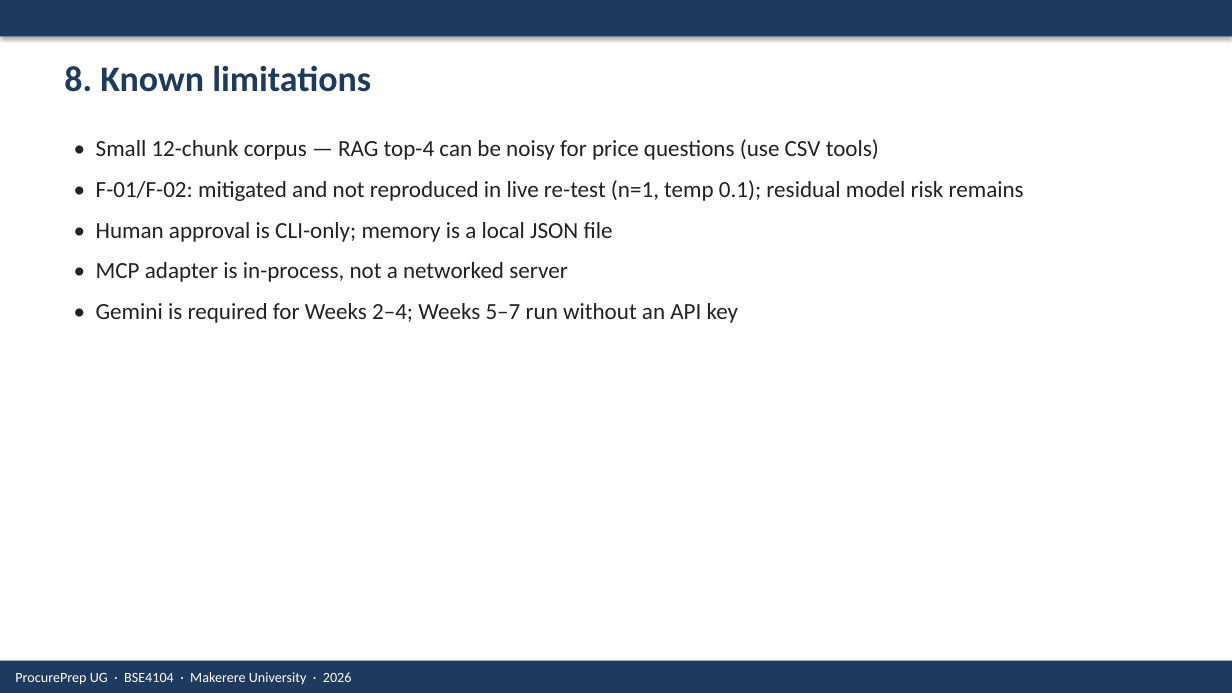
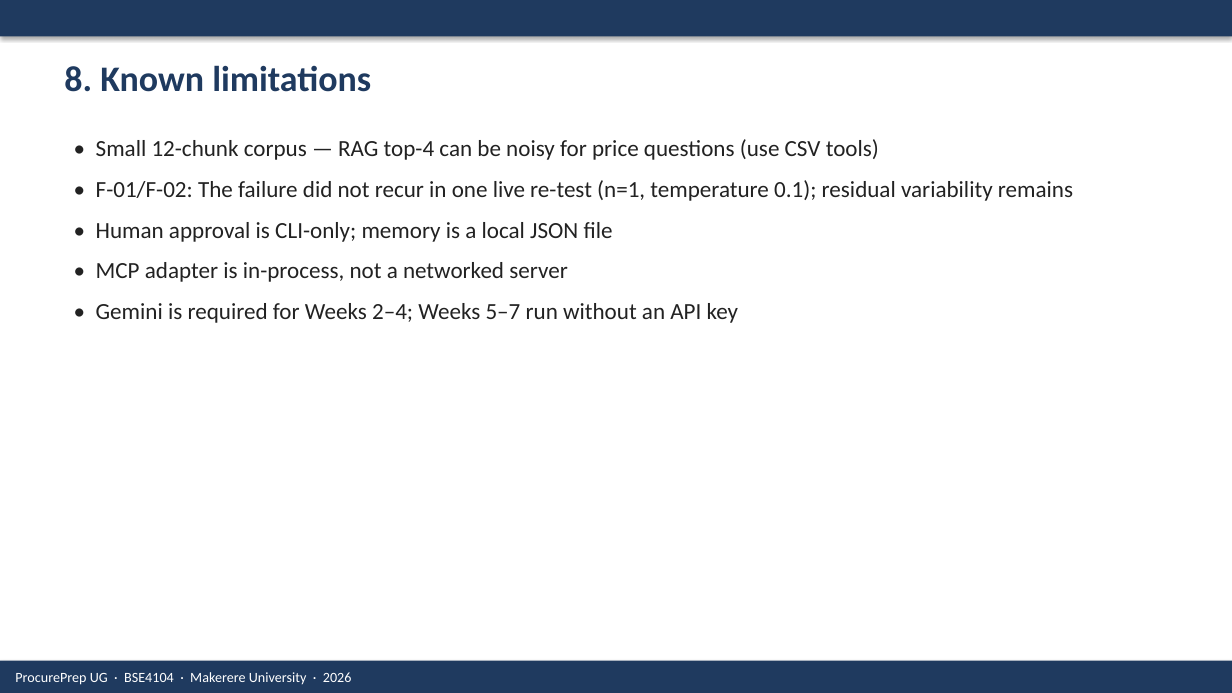
Before and after one commit to AINEMBABAZI-KIIZA-DAVIS/BSE4104_Capstone, a slide deck: slide 9 of docs/ProcurePrep UG Final Presentation.pptx. Drawn at 1232x693 pixels with LibreOffice and Linux fonts; fonts in the diff are those of the drawing. Boxes give left, top, right and bottom in pixels: in the first picture for what was removed or moved away, otherwise in the second. Text is boxed around its words. In the diff, an @@ line names an element or a change of style, - is before the commit and + after.

```diff
--- a/docs/ProcurePrep UG Final Presentation.pptx
+++ b/docs/ProcurePrep UG Final Presentation.pptx
@@ text at (96,180,1073,201): text changed @@
-• F-01/F-02: mitigated and not reproduced in live re-test (n=1, temp 0.1); residual model risk remains
+• F-01/F-02: The failure did not recur in one live re-test (n=1, temperature 0.1); residual variability remains
```
Also in this commit, not shown: 1 other slide changed, 20 other files.
